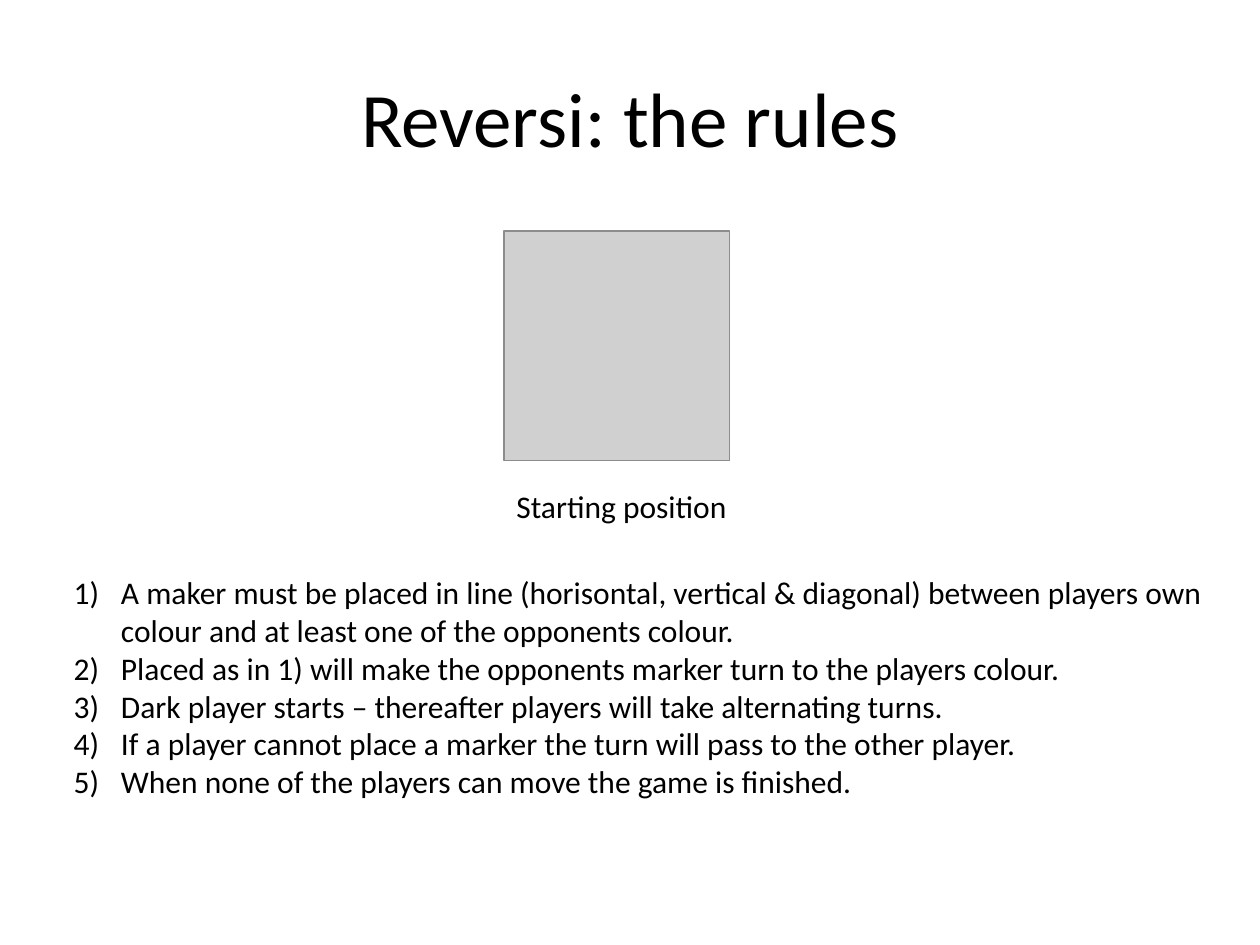
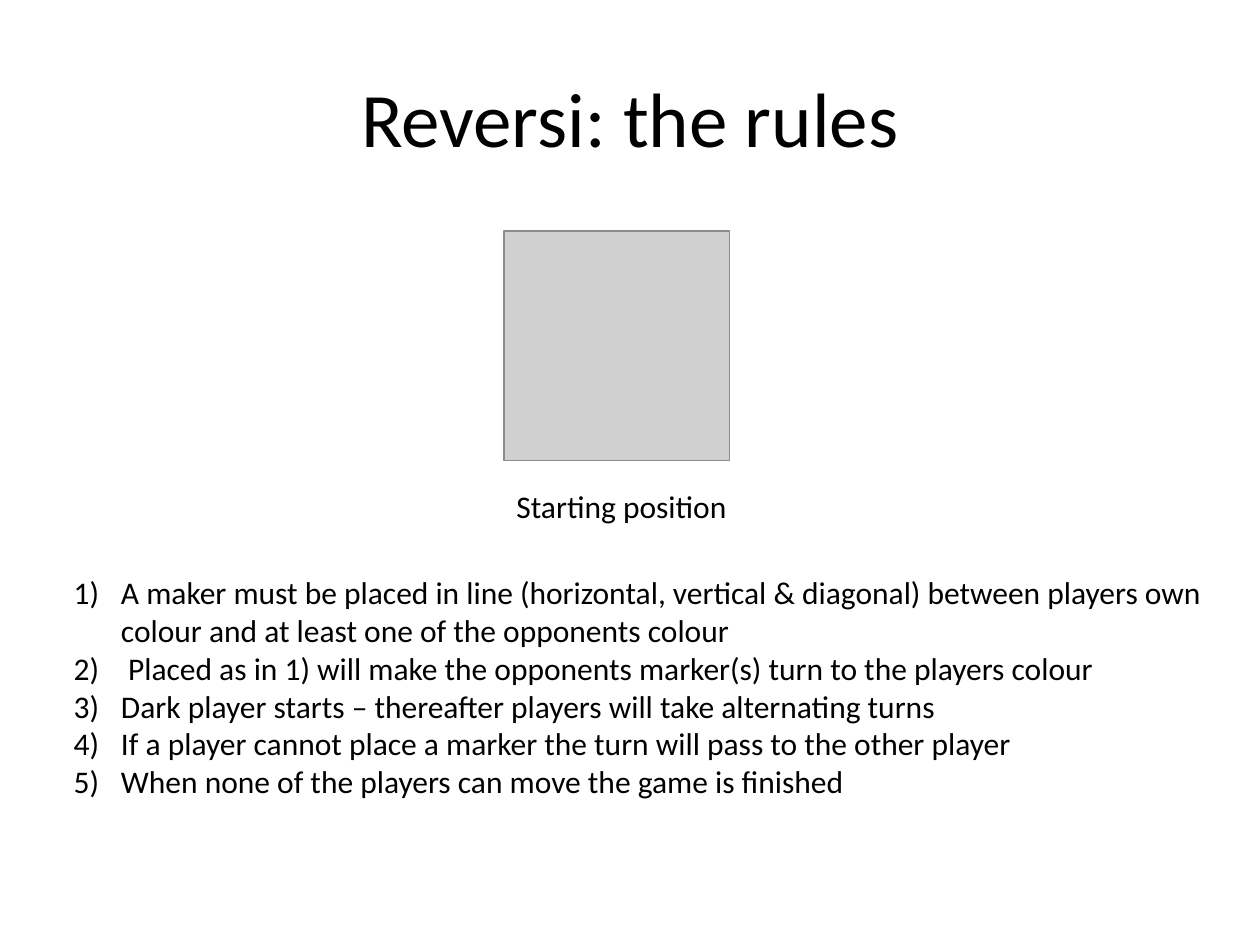
Before and after one commit to baekdahl/hyggekaffe, a slide deck: slide 2 of Reversi slides/reversi.pptx. Drawn at 1260x945 pixels with LibreOffice and Linux fonts; fonts in the diff are those of the drawing; grey boxes stand for pictures. Boxes give left, top, right and bottom in pixels: in the first picture for what was removed or moved away, otherwise in the second. Text is boxed around its words. In the diff, an @@ line names an element or a change of style, - is before the commit and + after.

```diff
--- a/Reversi slides/reversi.pptx
+++ b/Reversi slides/reversi.pptx
@@ text at box(121, 581, 1201, 799): text changed @@
-1) A maker must be placed in line (horisontal, vertical & diagonal) between players own colour and at least one of the opponents colour.
-2) Placed as in 1) will make the opponents marker turn to the players colour.
-3) Dark player starts – thereafter players will take alternating turns.
-4) If a player cannot place a marker the turn will pass to the other player.
-5) When none of the players can move the game is finished.
+1) A maker must be placed in line (horizontal, vertical & diagonal) between players own colour and at least one of the opponents colour
+2) Placed as in 1) will make the opponents marker(s) turn to the players colour
+3) Dark player starts – thereafter players will take alternating turns
+4) If a player cannot place a marker the turn will pass to the other player
+5) When none of the players can move the game is finished
```
Also in this commit, not shown: 3 other slides changed, 4 slides added, 1 slide removed.
